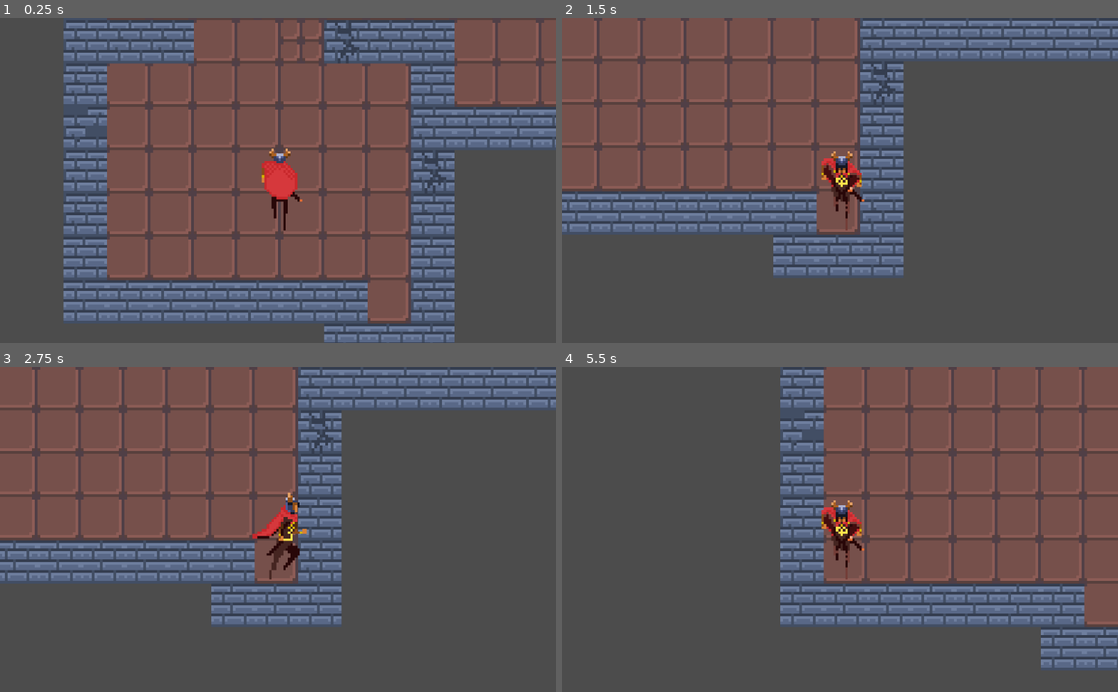
Above: before the commit, frames 1-4 (two rows, left to right).
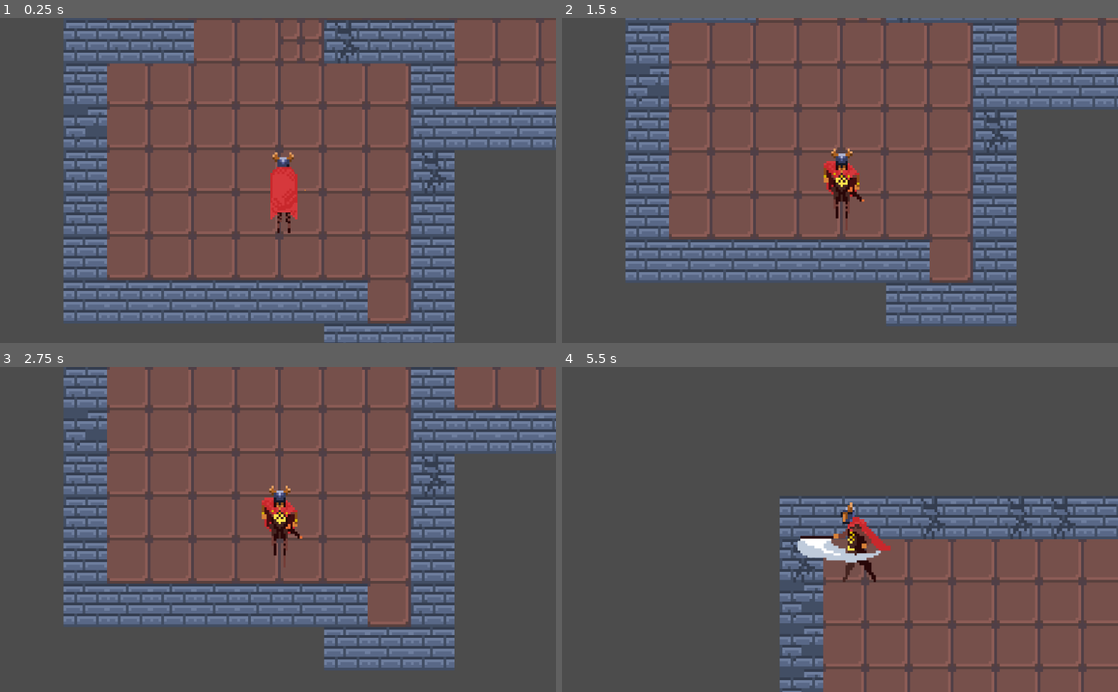
Above: after the commit, the same moments.

Repository: skni-kod/roguelike
Game: Godot game, scene res://Scenes/Levels/Testing.tscn
Same seed, same stepped clock (60 frames per second), same inputs: the game is played once before the commit and once after it.
Inputs (mouse positions are in pixels of both pictures, inside the frame that each line leads up to):
- Up to frame 1 (0.25 s): no input
- Up to frame 2 (1.5 s): tap Enter at 0.5 s; move the mouse to (962, 164) at 0.52 s; press the mouse at (962, 164) at 0.53 s; hold D (right) 0.53-1.28 s; move the mouse to (728, 196) at 1.27 s; release the mouse at (728, 196) at 1.28 s; hold S (down) from 1.28 s (still down); click (728, 196) at 1.35 s
- Up to frame 3 (2.75 s): move the mouse to (333, 458) at 2.02 s; release S (down) at 2.03 s; press the mouse at (333, 458) at 2.03 s; hold D (right) from 2.03 s (still down)
- Up to frame 4 (5.5 s): move the mouse to (812, 594) at 2.77 s; release D (right) at 2.78 s; release the mouse at (812, 594) at 2.78 s; hold W (up) 2.78-3.53 s; click (812, 594) at 2.85 s; move the mouse to (1006, 578) at 3.52 s; press the mouse at (1006, 578) at 3.53 s; hold A (left) 3.53-5.03 s; move the mouse to (673, 480) at 4.27 s; release the mouse at (673, 480) at 4.28 s; click (673, 480) at 4.35 s; move the mouse to (867, 529) at 5.02 s; press the mouse at (867, 529) at 5.03 s; hold S (down) from 5.03 s (still down)

The runs differ from the first frame. In frame 1, 0.7% of the frame differs, in the area x 47-55%, y 40-67%; in frame 2, 48%, in the area x 0-100%, y 0-95%; in frame 3, 44%; in frame 4, 46%.

Commit message:
attack collision

Diff:
--- a/Scenes/Actors/Player.gd
+++ b/Scenes/Actors/Player.gd
@@ -3,7 +3,7 @@
 const POSITION = Vector2(0,-1)
 
 var motion = Vector2()
-var anim = "Idle Up"
+var current_side = "Up"
 var attack = false
 
 func _ready():
@@ -12,7 +12,24 @@
 func _physics_process(delta):
 	motion = Vector2()
 	if !attack:
-		if Input.is_action_pressed("down"):
+		if Input.is_action_pressed("attack"):
+			$AnimationPlayer.play("Attack " + current_side)
+			attack = true
+			if current_side == "Up":
+				$AttackCollision/AttackUp.disabled = false
+			elif current_side == "Down":
+				$AttackCollision/AttackDown.disabled = false
+			elif current_side == "Left":
+				$AttackCollision/AttackLeft.disabled = false
+			elif current_side == "Right":
+				$AttackCollision/AttackRight.disabled = false
+			yield($AnimationPlayer,"animation_finished")
+			$AttackCollision/AttackUp.disabled = true
+			$AttackCollision/AttackDown.disabled = true
+			$AttackCollision/AttackLeft.disabled = true
+			$AttackCollision/AttackRight.disabled = true
+			attack = false
+		elif Input.is_action_pressed("down"):
 			motion.y = 5
 			$AnimationPlayer.play("Walk Down")
 		elif Input.is_action_pressed("up"):
@@ -24,16 +41,9 @@
 		elif Input.is_action_pressed("right"):
 			motion.x = 5
 			$AnimationPlayer.play("Walk Right")
-		elif Input.is_action_pressed("attack"):
-			$AnimationPlayer.play("Attack "+anim)
-			attack = true
-			yield($AnimationPlayer,"animation_finished")
-			attack = false
 		else:
-			$AnimationPlayer.play("Idle "+anim)
+			$AnimationPlayer.play("Idle " + current_side)
 	move_and_collide(motion)
 
 func _on_AnimationPlayer_animation_started(anim_name):
-	anim = anim_name
-	anim = anim.split(" ")
-	anim = anim[1]
+	current_side = anim_name.split(" ")[-1]
--- a/Scenes/Actors/Player.tscn
+++ b/Scenes/Actors/Player.tscn
@@ -22,7 +22,7 @@
 "values": [ 26, 27, 28 ]
 }
 tracks/1/type = "value"
-tracks/1/path = NodePath("Area2D/AttackDown:disabled")
+tracks/1/path = NodePath("AttackCollision/AttackDown:disabled")
 tracks/1/interp = 1
 tracks/1/loop_wrap = true
 tracks/1/imported = false
@@ -50,7 +50,7 @@
 "values": [ 35, 36, 37 ]
 }
 tracks/1/type = "value"
-tracks/1/path = NodePath("Area2D/AttackRight2:disabled")
+tracks/1/path = NodePath("AttackCollision/AttackLeft:disabled")
 tracks/1/interp = 1
 tracks/1/loop_wrap = true
 tracks/1/imported = false
@@ -78,7 +78,7 @@
 "values": [ 32, 33, 34 ]
 }
 tracks/1/type = "value"
-tracks/1/path = NodePath("Area2D/AttackRight:disabled")
+tracks/1/path = NodePath("AttackCollision/AttackRight:disabled")
 tracks/1/interp = 1
 tracks/1/loop_wrap = true
 tracks/1/imported = false
@@ -106,7 +106,7 @@
 "values": [ 29, 30, 31 ]
 }
 tracks/1/type = "value"
-tracks/1/path = NodePath("Area2D/AttackUp:disabled")
+tracks/1/path = NodePath("AttackCollision/AttackUp:disabled")
 tracks/1/interp = 1
 tracks/1/loop_wrap = true
 tracks/1/imported = false
@@ -251,6 +251,7 @@
 extents = Vector2( 29.8124, 10 )
 
 [node name="Player" type="KinematicBody2D"]
+collision_mask = 2
 script = ExtResource( 2 )
 
 [node name="Sprite" type="Sprite" parent="."]
@@ -259,9 +260,9 @@
 texture = ExtResource( 1 )
 vframes = 5
 hframes = 8
-frame = 9
-
-[node name="CollisionShape2D" type="CollisionShape2D" parent="."]
+frame = 28
+
+[node name="PlayerCollision" type="CollisionShape2D" parent="."]
 position = Vector2( 0.702175, 11.7865 )
 shape = SubResource( 1 )
 
@@ -283,24 +284,25 @@
 "anims/Walk Right" = SubResource( 12 )
 "anims/Walk Up" = SubResource( 13 )
 
-[node name="Area2D" type="Area2D" parent="."]
-
-[node name="AttackDown" type="CollisionShape2D" parent="Area2D"]
+[node name="AttackCollision" type="Area2D" parent="."]
+
+[node name="AttackDown" type="CollisionShape2D" parent="AttackCollision"]
 position = Vector2( 0, 22.0497 )
 shape = SubResource( 14 )
-
-[node name="AttackUp" type="CollisionShape2D" parent="Area2D"]
+disabled = true
+
+[node name="AttackUp" type="CollisionShape2D" parent="AttackCollision"]
 position = Vector2( -0.668167, -27.3951 )
 shape = SubResource( 14 )
 disabled = true
 
-[node name="AttackRight" type="CollisionShape2D" parent="Area2D"]
+[node name="AttackRight" type="CollisionShape2D" parent="AttackCollision"]
 position = Vector2( 17.3725, -2.00452 )
 rotation = 1.5708
 shape = SubResource( 14 )
 disabled = true
 
-[node name="AttackRight2" type="CollisionShape2D" parent="Area2D"]
+[node name="AttackLeft" type="CollisionShape2D" parent="AttackCollision"]
 position = Vector2( -16.0362, -1.55907 )
 rotation = 1.5708
 shape = SubResource( 14 )
--- a/project.godot
+++ b/project.godot
@@ -47,6 +47,11 @@
  ]
 }
 
+[layer_names]
+
+2d_physics/layer_1="player"
+2d_physics/layer_2="world"
+
 [rendering]
 
 environment/default_environment="res://default_env.tres"
